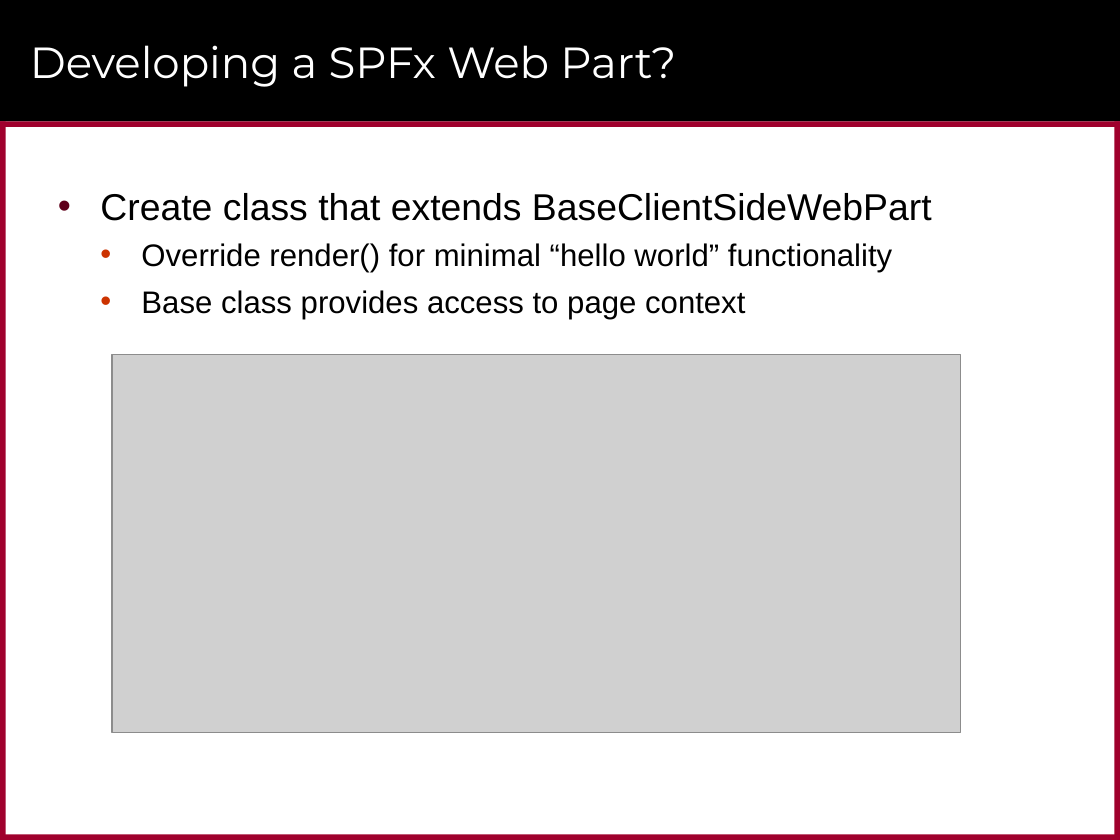
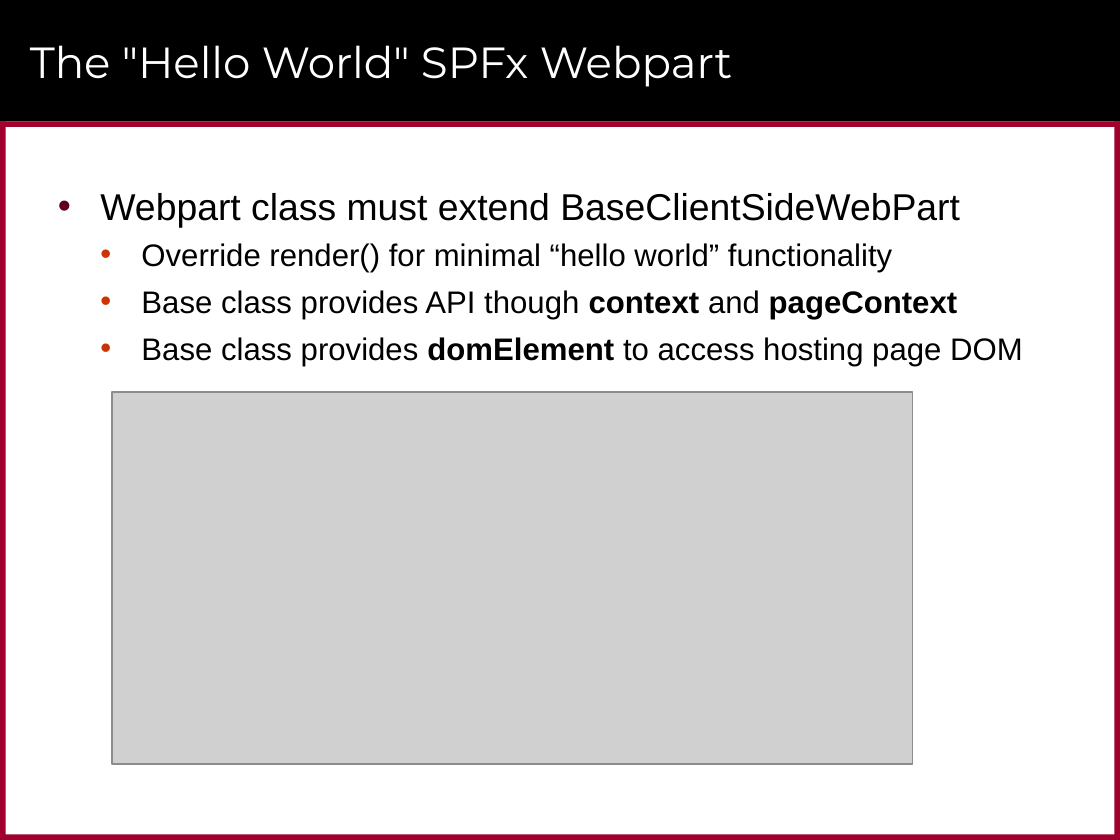
Before and after one commit to CriticalPathTraining/MSD365_Courseware, a slide deck: slide 17 of 04 SharePointFramework.pptx (slide 16 before the commit). Drawn at 1120x840 pixels with LibreOffice and Linux fonts; fonts in the diff are those of the drawing; grey boxes stand for pictures; background and template pictures are left out. Boxes give left, top, right and bottom in pixels: in the first picture for what was removed or moved away, otherwise in the second. Text is boxed around its words. In the diff, an @@ line names an element or a change of style, - is before the commit and + after.

```diff
--- a/04 SharePointFramework.pptx
+++ b/04 SharePointFramework.pptx
@@ title at <box>30,45,732,87</box>: text changed @@
-Developing a SPFx Web Part?
+The "Hello World" SPFx Webpart
@@ text at <box>100,193,960,227</box>: text changed @@
-• Create class that extends BaseClientSideWebPart
+• Webpart class must extend BaseClientSideWebPart
@@ text at <box>141,290,1023,366</box>: text changed @@
-  • Base class provides access to page context
+  • Base class provides API though context and pageContext
+  • Base class provides domElement to access hosting page DOM
@@ picture: place and size @@
-picture at <box>112,355,960,734</box>
+picture at <box>112,392,913,764</box>
```
Also in this commit, not shown: 7 other slides changed, 12 slides added, 10 slides removed, 9 other files.
